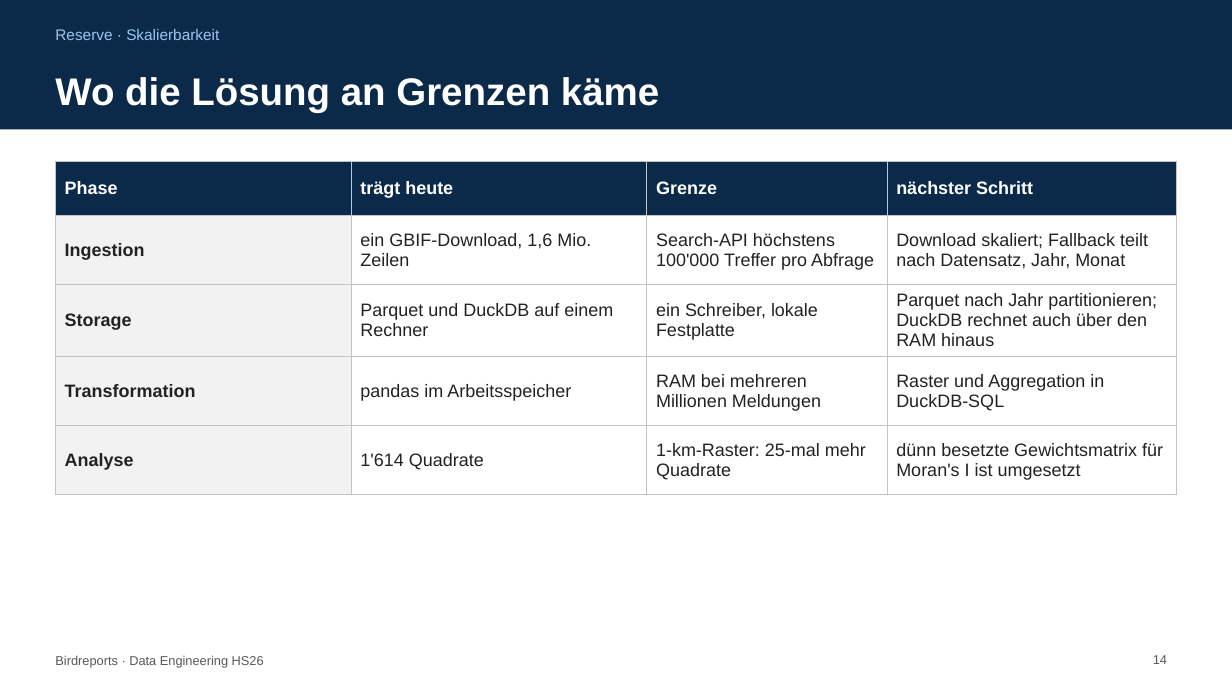
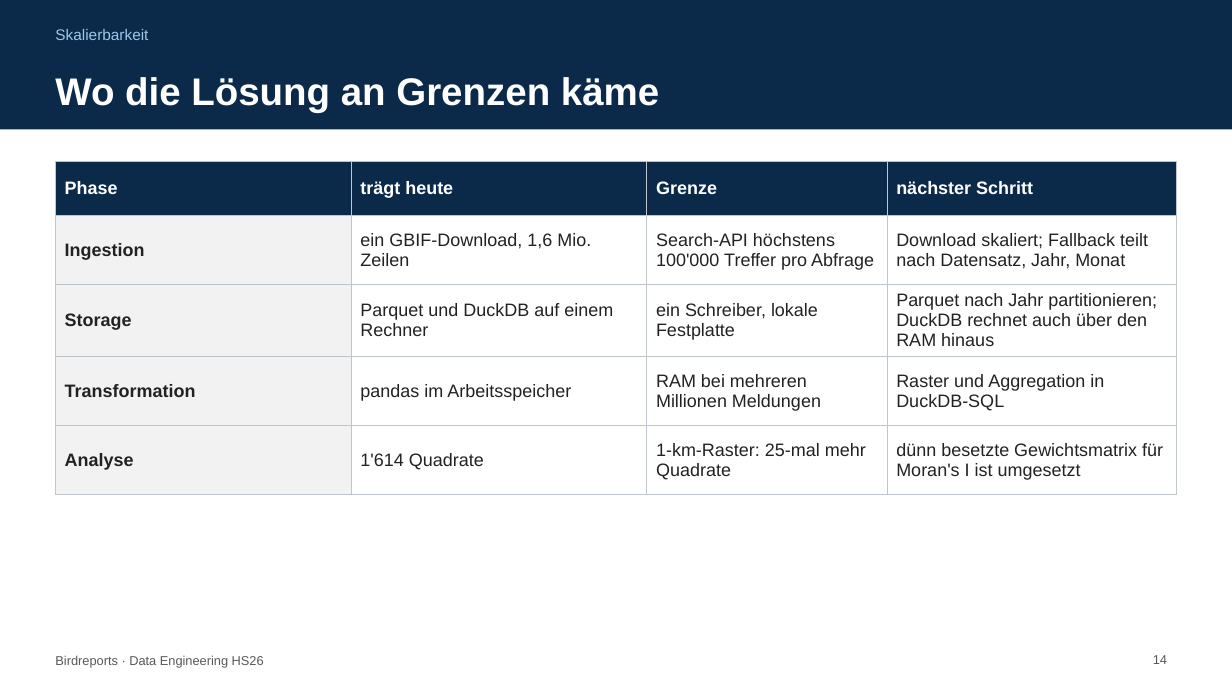
Before and after one commit to zhaw-marc/birdreports, a slide deck: slide 14 of docs/presentation/daeng_kolloquium1_rama_stermcnik_vogelmann_birdreports.pptx. Drawn at 1232x693 pixels with LibreOffice and Linux fonts; fonts in the diff are those of the drawing. Boxes give left, top, right and bottom in pixels: in the first picture for what was removed or moved away, otherwise in the second. Text is boxed around its words. In the diff, an @@ line names an element or a change of style, - is before the commit and + after.

```diff
--- a/docs/presentation/daeng_kolloquium1_rama_stermcnik_vogelmann_birdreports.pptx
+++ b/docs/presentation/daeng_kolloquium1_rama_stermcnik_vogelmann_birdreports.pptx
@@ text at bbox=[55, 29, 148, 40]: text changed @@
-Reserve · Skalierbarkeit
+Skalierbarkeit
```
Also in this commit, not shown: 2 other slides changed.
